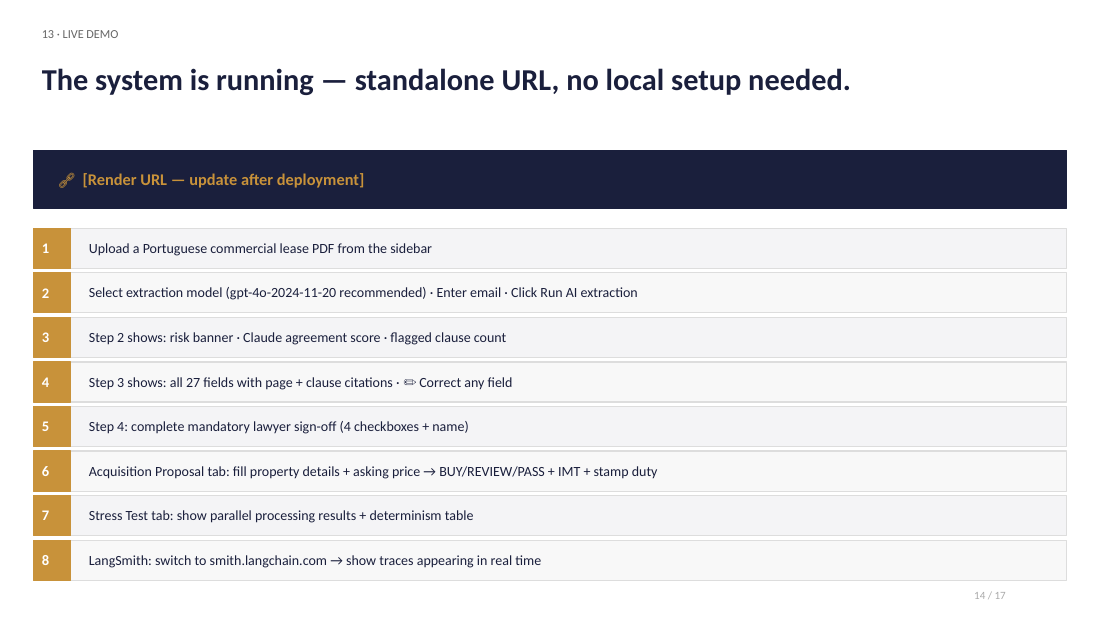
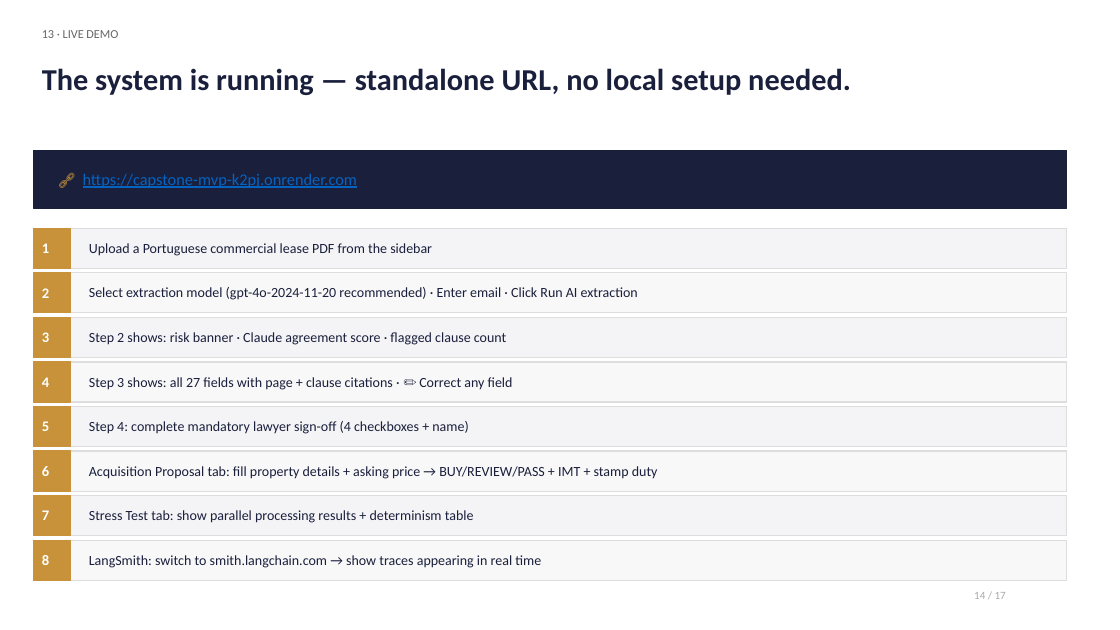
Before and after one commit to ioanna-lab/Capstone_mvp, a slide deck: slide 14 of presentation/capstone_round2-final-IR-102026.pptx. Drawn at 1120x630 pixels with LibreOffice and Linux fonts; fonts in the diff are those of the drawing. Boxes give left, top, right and bottom in pixels: in the first picture for what was removed or moved away, otherwise in the second. Text is boxed around its words. In the diff, an @@ line names an element or a change of style, - is before the commit and + after.

Commit message:
update links in pptx

```diff
--- a/presentation/capstone_round2-final-IR-102026.pptx
+++ b/presentation/capstone_round2-final-IR-102026.pptx
@@ text at (83,173,357,188): text changed; text colour #C8923A to #0563C1; bold off @@
-🔗 [Render URL — update after deployment]
+🔗 https://capstone-mvp-k2pj.onrender.com
```
Also in this commit, not shown: 1 other file.
